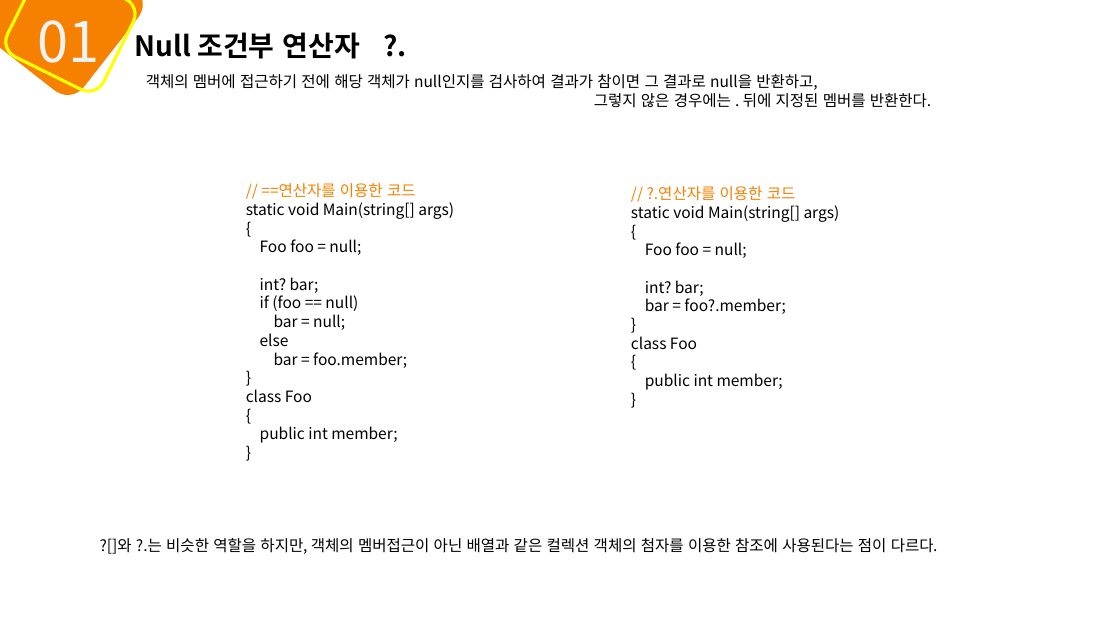
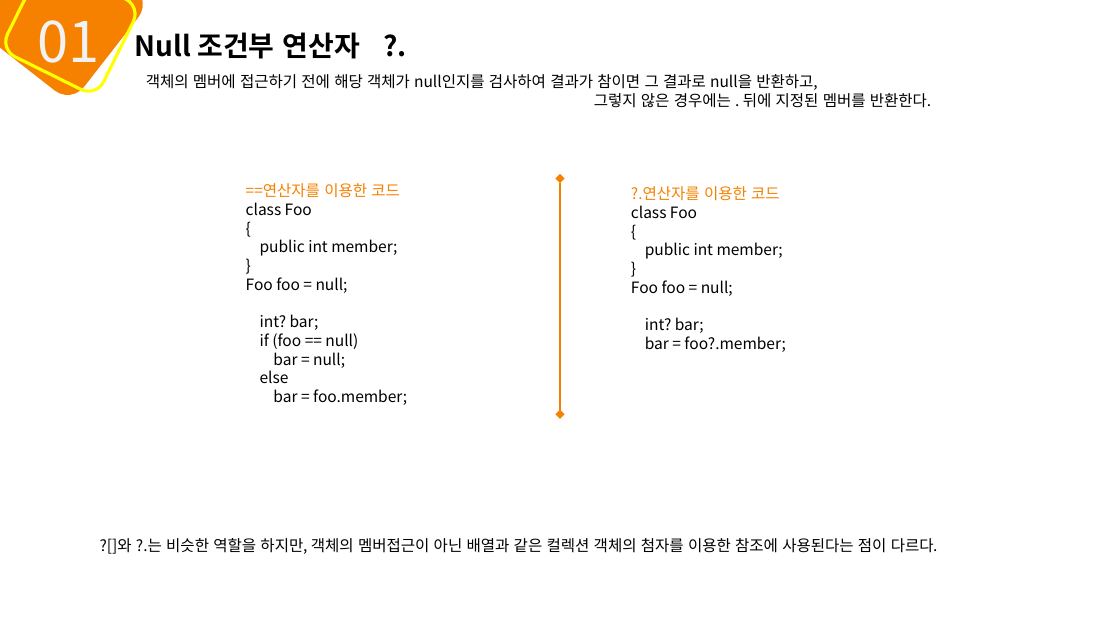
Before and after one commit to mins1119/C-, a slide deck: slide 9 of 2주차.pptx. Drawn at 1120x630 pixels with LibreOffice and Linux fonts; fonts in the diff are those of the drawing. Boxes give left, top, right and bottom in pixels: in the first picture for what was removed or moved away, otherwise in the second. Text is boxed around its words. In the diff, an @@ line names an element or a change of style, - is before the commit and + after.

```diff
--- a/2주차.pptx
+++ b/2주차.pptx
@@ double arrow added from (560, 178) to (560, 414), #F68100 0.75 pt @@
@@ text at (x1=246, y1=183, x2=400, y2=215): text changed; text colour #000000 to #F68100 @@
-// ==연산자를 이용한 코드
-static void Main(string[] args)
+==연산자를 이용한 코드
+class Foo
@@ text at (x1=631, y1=186, x2=780, y2=201): text changed; text colour #000000 to #F68100 @@
-// ?.연산자를 이용한 코드
-static void Main(string[] args)
-{
-Foo foo = null;
-int? bar;
-bar = foo?.member;
-}
+?.연산자를 이용한 코드
@@ text at (x1=260, y1=239, x2=397, y2=256): paragraphs added @@
+public int member;
+}
@@ text at (x1=631, y1=280, x2=785, y2=352): paragraphs added @@
+Foo foo = null;
+int? bar;
+bar = foo?.member;
@@ text at (x1=246, y1=389, x2=397, y2=443): paragraphs removed @@
-}
-class Foo
-{
-public int member;
-}
```
Also in this commit, not shown: 24 other slides changed.
